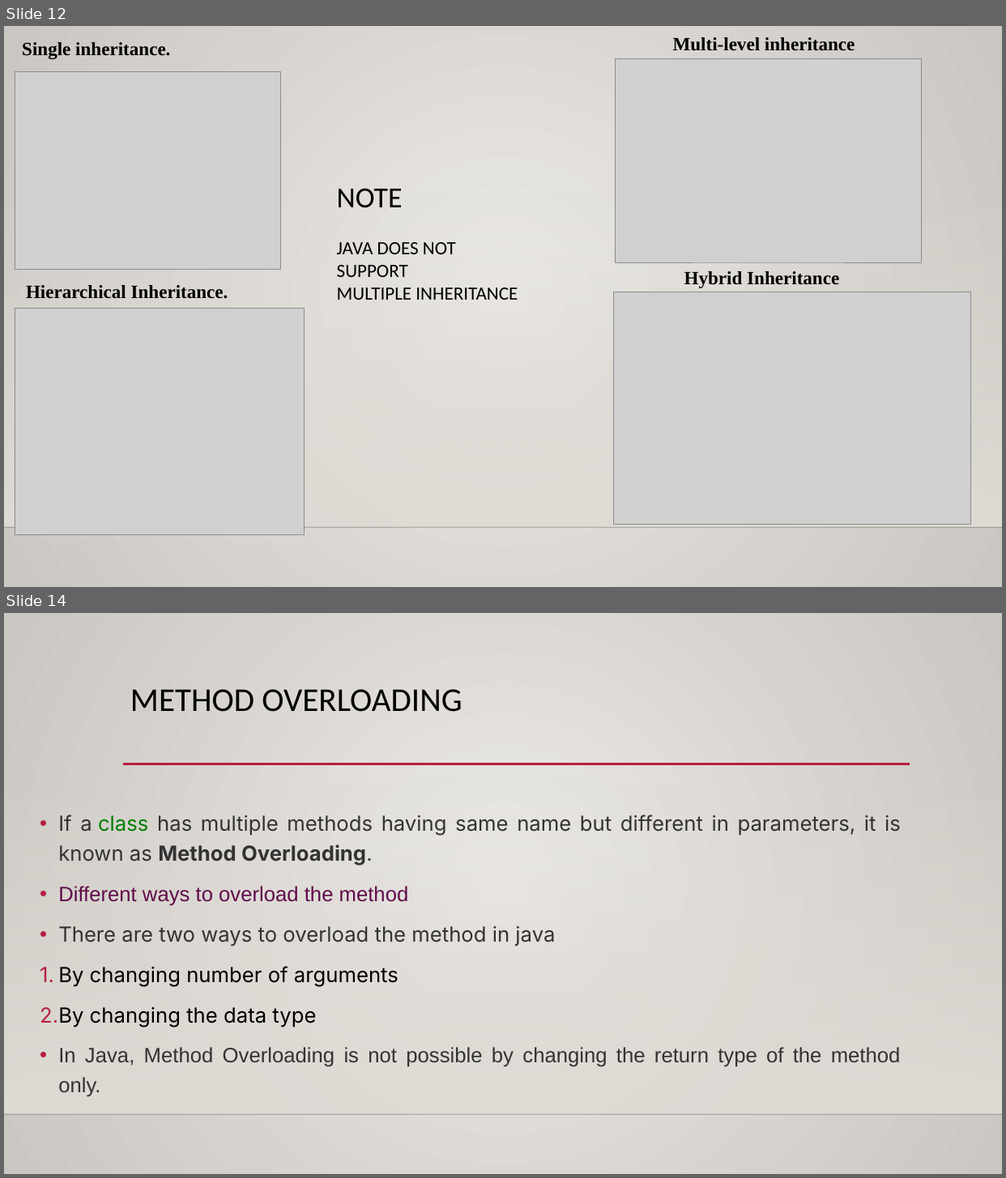
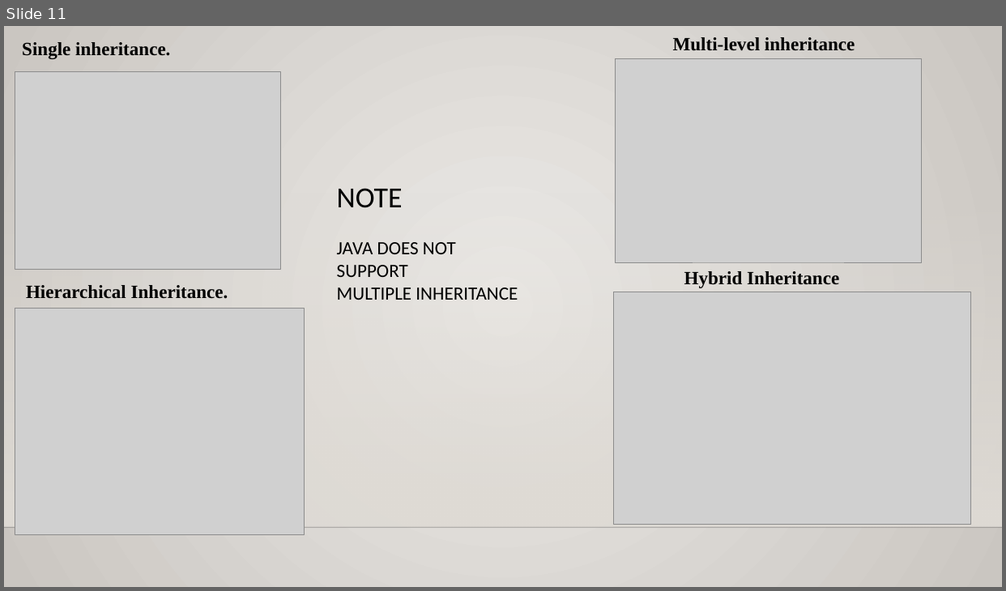
Before and after one commit to 1234Pavankalyan/java-logical-programming, a slide deck: Assignment on oops.pptx. Shown one above the other, each under a label of ours: slides 12 and 14 before the commit, slide 11 after it; the slides between them are not shown. The pictures are 1006x1178 and 1006x591 pixels, drawn with LibreOffice and Linux fonts; fonts in the diff are those of the drawing; grey boxes stand for pictures; background and template pictures are left out. Boxes give left, top, right and bottom in pixels: in the first picture for what was removed or moved away, otherwise in the second. Text is boxed around its words. In the diff, an @@ line names an element or a change of style, - is before the commit and + after.

```diff
--- a/Assignment on oops.pptx
+++ b/Assignment on oops.pptx
@@ slide 14 removed at <box>4,613,1002,1174</box>, background gradient #ECEAE7 to #CAC7C1; not listed: 2 template elements that a slide beside it also shows @@
@@ title removed at <box>130,689,462,712</box> @@
-METHOD OVERLOADING
@@ line removed from (123, 764) to (910, 764) @@
@@ text removed at <box>40,815,901,1097</box> @@
-• If a class has multiple methods having same name but different in parameters, it is known as Method Overloading.
-• Different ways to overload the method
-• There are two ways to overload the method in java
-1. By changing number of arguments
-2. By changing the data type
-• In Java, Method Overloading is not possible by changing the return type of the method only.
@@ what was slide 12 is now slide 11 @@
```
Also in this commit, not shown: 6 slides changed, 2 other slides removed.
